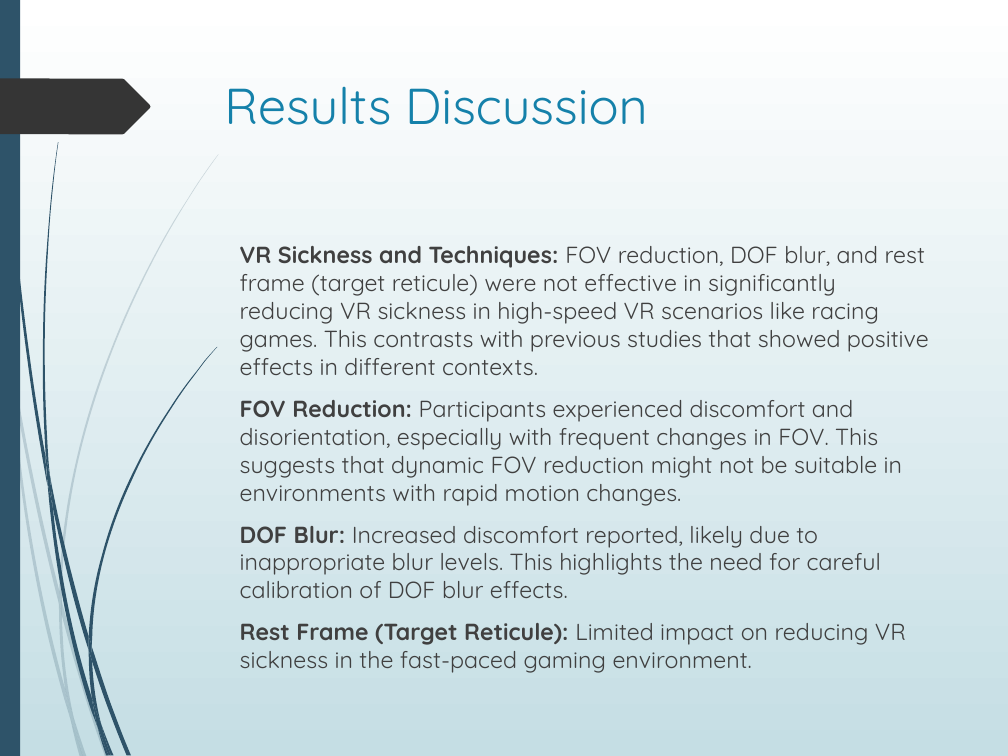
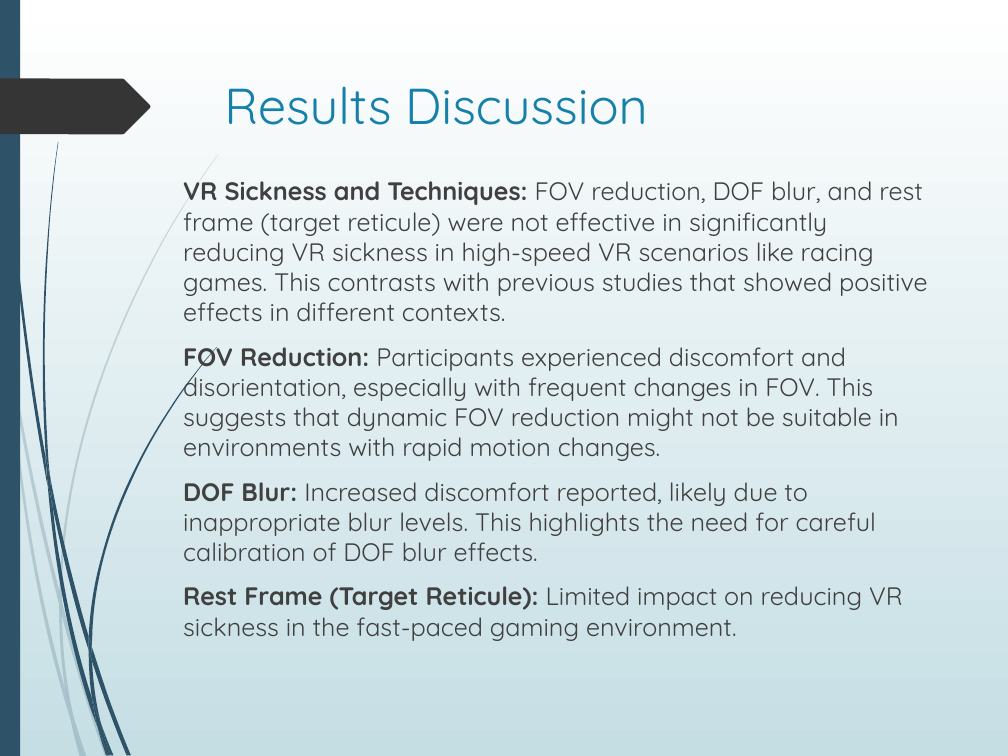
Before and after one commit to Akash3121/3D, a slide deck: slide 14 of Paper-Presentation/Akash - VR_Sickness_Mitigation_Methods_Presentation.pptx (slide 15 before the commit). Drawn at 1008x756 pixels with LibreOffice and Linux fonts; fonts in the diff are those of the drawing. Boxes give left, top, right and bottom in pixels: in the first picture for what was removed or moved away, otherwise in the second. Text is boxed around its words. In the diff, an @@ line names an element or a change of style, - is before the commit and + after.

```diff
--- a/Paper-Presentation/Akash - VR_Sickness_Mitigation_Methods_Presentation.pptx
+++ b/Paper-Presentation/Akash - VR_Sickness_Mitigation_Methods_Presentation.pptx
@@ text "VR Sickness and Techniques: FOV ..." moved from (x1=240, y1=246, x2=929, y2=668) to (x1=183, y1=181, x2=928, y2=641) @@
@@ text "VR Sickness and Techniques: FOV ..." at (x1=183, y1=181, x2=928, y2=641): size 16.6 to 18 pt @@
```
Also in this commit, not shown: 5 other slides changed, 1 slide removed.
